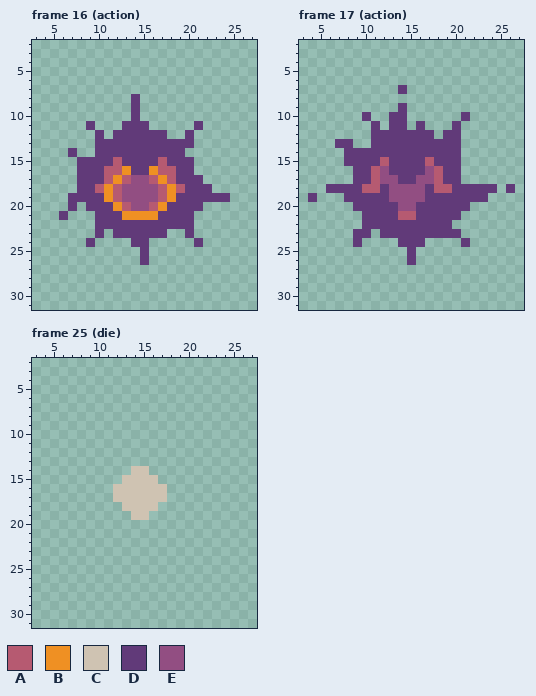
Pixel-art file, stored at sprites/base_enemy.aseprite. This is how it looked before the edit.
32x32 pixels, 30 frames. Shown: frame 16 (action): x 3..27, y 2..31; frame 17 (action): x 3..27, y 2..31; frame 25 (die): x 3..27, y 2..31. The commit also changed other frames, which this record leaves out.
Visible layers, top first: "Layer 3", "Layer 2".
Palette (. is transparent): A #b65a71  B #ef9023  C #cfc3b2  D #613a79  E #924e82
Pixels before, frame 16 (action), first column x 6:
 8 ........D..........
 9 ........D..........
10 ........D..........
11 ...D...DDD.....D...
12 ....D.DDDDDD..D....
13 ....DDDDDDDDDDD....
14 .D..DDDDDDDDDD.....
15 ..DDDDADDDDADDD....
16 ..DDDAABDDBAADD....
17 ..DDDABAEEABADDD...
18 ..DDABAEEEEABADDD..
19 .DDDDBAEEEEABDDDDDD
20 .D.DDDBAEEABDDDD...
21 D...DDDBBBBDDDD....
22 ....DDDDDDDDDDD....
23 ....D.DDDDDD..D....
24 ...D....DD.....D...
25 .........D.........
26 .........D.........
Pixels before, frame 17 (action), first column x 4:
 7 ..........D............
 8 .......................
 9 ..........D............
10 ......D..DD......D.....
11 .......D.DD.D...D......
12 .......DDDDDDD.DD......
13 ...DD..DDDDDDDDDD......
14 ....DDDDDDDDDDDDD......
15 ....DDDDADDDDADDD......
16 .....DDAEDDDDEADD......
17 .....DDAEEDDEEADD......
18 ..DDDDAADEEEEDAADDDDD.D
19 D...DDDDDEEEEDDDDDDD...
20 .....DDDDDEEDDDDDD.....
21 ......DDDDAADDDDD......
22 ......DDDDDDDDDD.......
23 .....DD.DDDDDDDDD......
24 .....D....DDD....D.....
25 ...........D...........
26 ...........D...........
Pixels before, frame 25 (die), first column x 12:
14 ..CC..
15 .CCCC.
16 CCCCCC
17 CCCCCC
18 .CCCC.
19 ..CC..
Once edited:
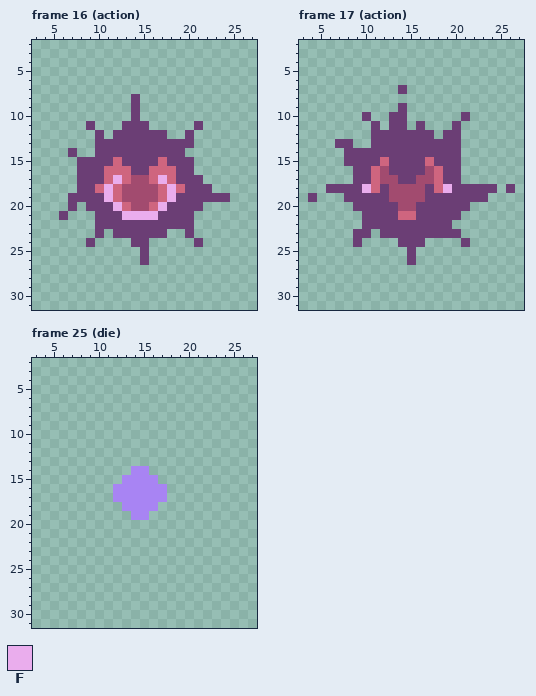
Colours new in this view: F #eaaded
Edits made:
colour A: #b65a71 -> #cf657f
colour C: #cfc3b2 -> #a884f3
colour D: #613a79 -> #6b3e75
colour E: #924e82 -> #a24b6f
Frame 16 (action), layer "Layer 3":
y 16: x 13 B -> A; x 16 B -> A
y 17: x 12 B -> F; x 17 B -> F
y 18..19: x 11 B -> F; x 18 B -> F
y 20: x 12 B -> F; x 17 B -> F
y 21: x 13..16 BBBB -> FFFF
Frame 17 (action), layer "Layer 3":
y 18: x 10 A -> F; x 19 A -> F
Changed places in both pictures, as pixel boxes (x1, y1, x2, y2):
changed: (59, 94, 230, 265)
changed: (308, 85, 515, 265)
changed: (113, 466, 167, 520)
